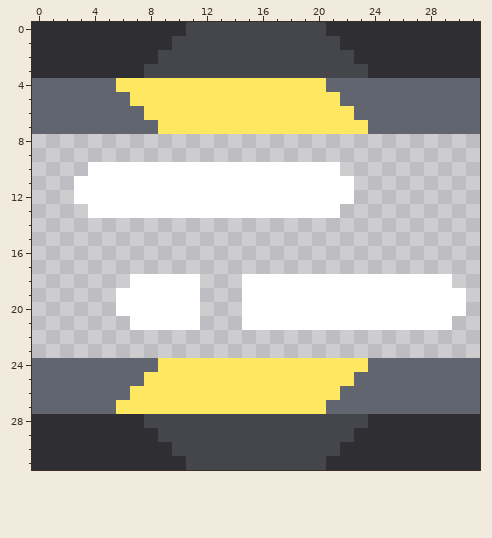
Pixel-art sprite: assets/sprites/blocks/distribution/empyrean-duct-top-0.png. The picture above is the old version.
The file is 32x32 pixels.
And afterwards:
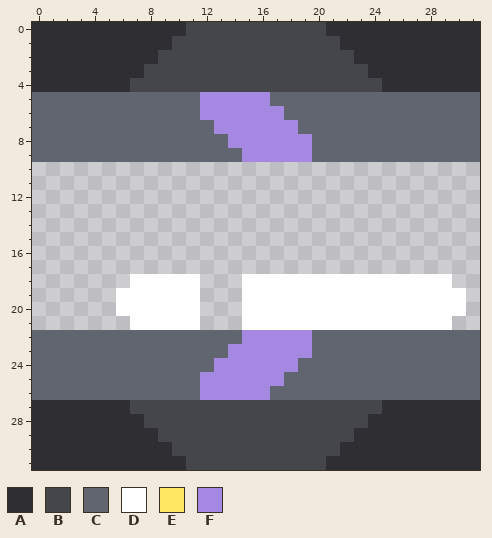
Palette (. is transparent): A #2f2f33  B #44464c  C #606570  D #ffffff  E #fee761  F #a488e2
The exact change:
Changed rows in their new state; - is an unchanged pixel.
first column x 0:
 4 AAAAAAABBBBBBBBBBBBBBBBBBAAAAAAA
 5 -------CCCCCFFFFFCCCCC----------
 6 --------CCCCFFFFFFCCCCC---------
 7 ---------CCCCFFFFFFCCCCC--------
 8 CCCCCCCCCCCCCCFFFFFFCCCCCCCCCCCC
 9 CCCCCCCCCCCCCCCFFFFFCCCCCCCCCCCC
10 ----..................----------
11 ---....................---------
12 ---....................---------
13 ----..................----------
first column x 0:
22 CCCCCCCCCCCCCCCFFFFFCCCCCCCCCCCC
23 CCCCCCCCCCCCCCFFFFFFCCCCCCCCCCCC
24 ---------CCCCFFFFFFCCCCC--------
25 --------CCCCFFFFFFCCCCC---------
26 -------CCCCCFFFFFCCCCC----------
27 AAAAAAABBBBBBBBBBBBBBBBBBAAAAAAA
Boxes around the changes in both pictures, in picture pixels (x1, y1, x2, y2):
changed: (32, 78, 480, 218)
changed: (32, 330, 480, 414)
